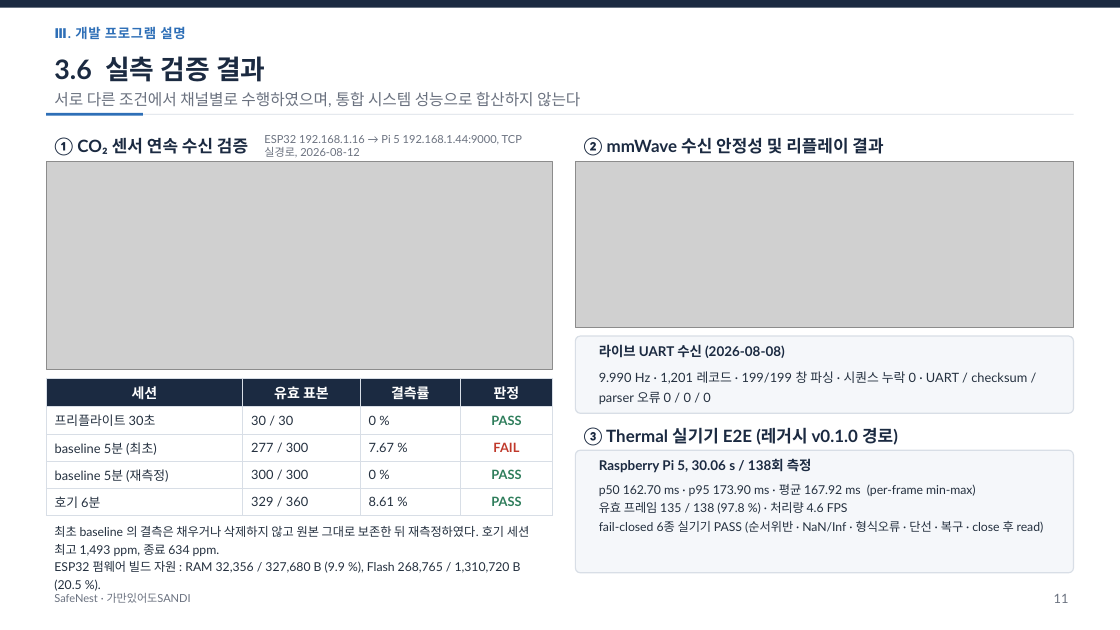
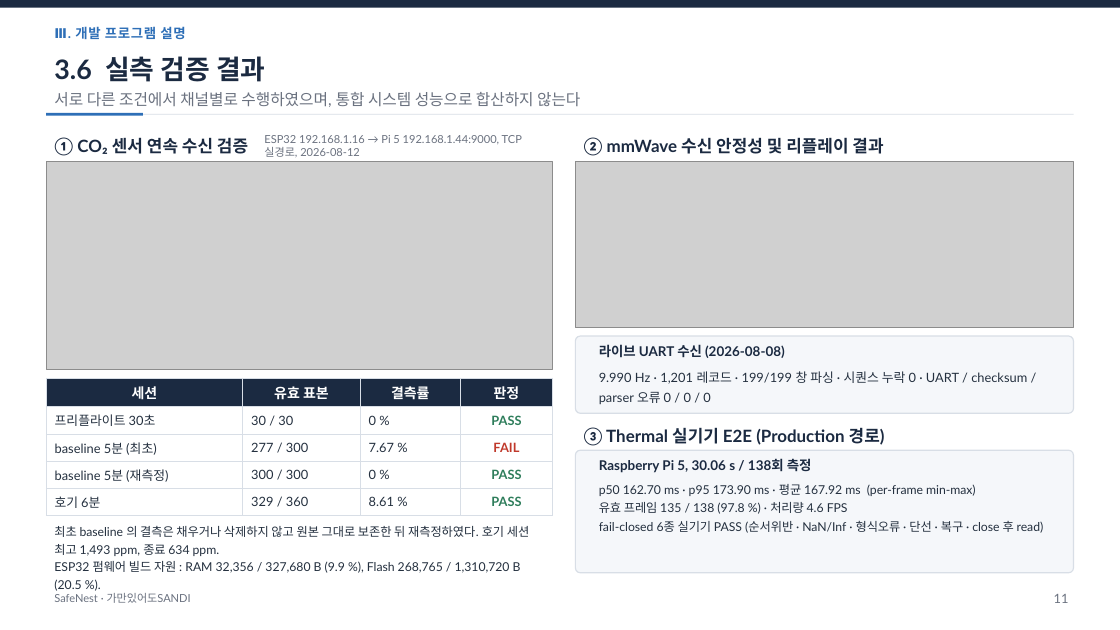
Before and after one commit to jinsu1011/safenest-embedded-competition, a slide deck: slide 12 of final-report/2026ESWContest_자유공모_가만있어도SANDI_개발완료보고서.pptx. Drawn at 1120x630 pixels with LibreOffice and Linux fonts; fonts in the diff are those of the drawing; grey boxes stand for pictures. Boxes give left, top, right and bottom in pixels: in the first picture for what was removed or moved away, otherwise in the second. Text is boxed around its words. In the diff, an @@ line names an element or a change of style, - is before the commit and + after.

```diff
--- a/final-report/2026ESWContest_자유공모_가만있어도SANDI_개발완료보고서.pptx
+++ b/final-report/2026ESWContest_자유공모_가만있어도SANDI_개발완료보고서.pptx
@@ text at (x1=584, y1=427, x2=885, y2=446): text changed @@
-③ Thermal 실기기 E2E (레거시 v0.1.0 경로)
+③ Thermal 실기기 E2E (Production 경로)
```
Also in this commit, not shown: 8 other slides changed, 12 other files.
